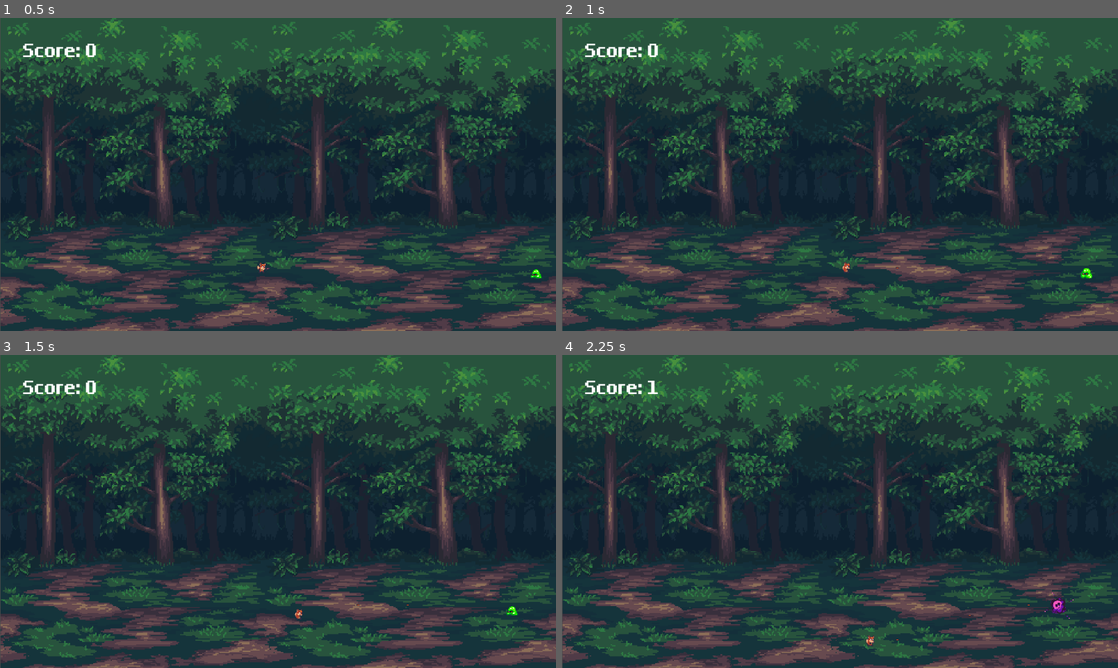
Above: before the commit, frames 1-4 (two rows, left to right).
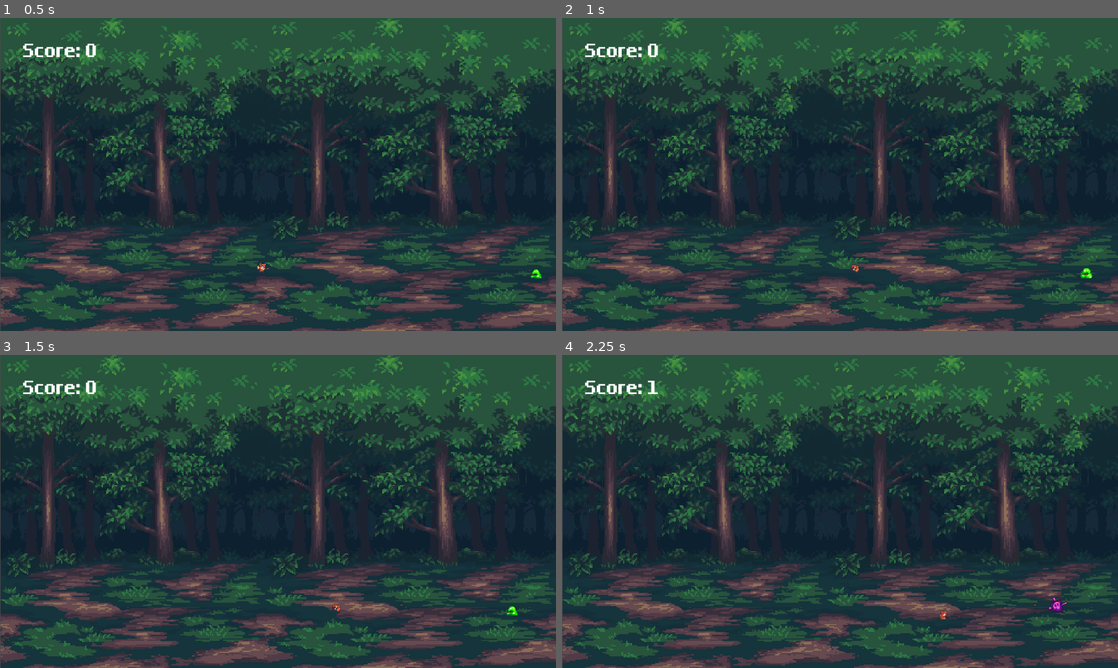
Above: after the commit, the same moments.

Repository: Moon-frost/2dGame-demo
Game: Godot game, scene res://Scense/Game.tscn
Two runs of this game, one before a commit and one after it. Both use one fixed random seed, a clock stepped at 60 frames per second and the inputs below.
Inputs:
- Up to frame 1 (0.5 s): no input
- Up to frame 2 (1 s): tap Enter at 0.5 s; hold D (right) from 0.53 s (still down); hold J (shot) from 0.53 s (still down); tap K (rolling, bound only after the commit) at 0.8 s
- Up to frame 3 (1.5 s): release D (right) at 1.28 s; release J (shot) at 1.28 s; hold S (down) from 1.28 s (still down); tap K (rolling, bound only after the commit) at 1.35 s
- Up to frame 4 (2.25 s): tap J (shot) at 1.55 s; release S (down) at 2.03 s; hold D (right) from 2.03 s (still down); hold J (shot) from 2.03 s (still down)

Frame 1 is identical in both runs. In frame 2, less than 0.1% of the frame differs, in the area x 50-61%, y 78-82%; in frame 3, less than 0.1%; in frame 4, 0.2%, in the area x 54-92%, y 75-94%.

Commit message:
添加j键开火，和翻滚无敌

Diff:
--- a/Scense/player.tscn
+++ b/Scense/player.tscn
@@ -47,6 +47,22 @@
 atlas = ExtResource("1_ubg1c")
 region = Rect2(99, 0, 33, 32)
 
+[sub_resource type="AtlasTexture" id="AtlasTexture_6kr18"]
+atlas = ExtResource("1_ubg1c")
+region = Rect2(0, 288, 33, 32)
+
+[sub_resource type="AtlasTexture" id="AtlasTexture_npsjp"]
+atlas = ExtResource("1_ubg1c")
+region = Rect2(33, 288, 33, 32)
+
+[sub_resource type="AtlasTexture" id="AtlasTexture_eqr4k"]
+atlas = ExtResource("1_ubg1c")
+region = Rect2(66, 288, 33, 32)
+
+[sub_resource type="AtlasTexture" id="AtlasTexture_k54en"]
+atlas = ExtResource("1_ubg1c")
+region = Rect2(99, 288, 33, 32)
+
 [sub_resource type="AtlasTexture" id="AtlasTexture_8tt7p"]
 atlas = ExtResource("1_ubg1c")
 region = Rect2(0, 32, 33, 32)
@@ -112,6 +128,23 @@
 "loop": true,
 "name": &"idle",
 "speed": 7.0
+}, {
+"frames": [{
+"duration": 1.0,
+"texture": SubResource("AtlasTexture_6kr18")
+}, {
+"duration": 1.0,
+"texture": SubResource("AtlasTexture_npsjp")
+}, {
+"duration": 1.0,
+"texture": SubResource("AtlasTexture_eqr4k")
+}, {
+"duration": 1.0,
+"texture": SubResource("AtlasTexture_k54en")
+}],
+"loop": false,
+"name": &"rolling",
+"speed": 8.0
 }, {
 "frames": [{
 "duration": 1.0,
@@ -142,25 +175,21 @@
 
 [node name="Player" type="CharacterBody2D" node_paths=PackedStringArray("animator")]
 script = ExtResource("1_1qvld")
-move_speed = 100.0
 animator = NodePath("AnimatedSprite2D")
 bullet_scene = ExtResource("2_pe6d0")
+shot_cooldown = 0.5
 
 [node name="AnimatedSprite2D" type="AnimatedSprite2D" parent="."]
 sprite_frames = SubResource("SpriteFrames_8tt7p")
-animation = &"game_over"
+animation = &"rolling"
 autoplay = "idle"
-frame = 5
+frame = 3
 frame_progress = 1.0
 
 [node name="CollisionShape2D" type="CollisionShape2D" parent="."]
 position = Vector2(0, 5)
 shape = SubResource("CircleShape2D_1qvld")
 
-[node name="Timer" type="Timer" parent="."]
-wait_time = 0.5
-autostart = true
-
 [node name="FireSound" type="AudioStreamPlayer2D" parent="."]
 stream = ExtResource("4_111cm")
 
@@ -170,5 +199,3 @@
 
 [node name="RunningSound" type="AudioStreamPlayer2D" parent="."]
 stream = ExtResource("6_ia864")
-
-[connection signal="timeout" from="Timer" to="." method="_on_fire"]
--- a/Script/player.gd
+++ b/Script/player.gd
@@ -1,10 +1,13 @@
 extends CharacterBody2D
 
-@export var move_speed : float
+@export var move_speed : float = 100
 @export var animator : AnimatedSprite2D
 @export var bullet_scene : PackedScene
+@export var shot_cooldown : float
 var is_game_over : bool = false
 var face_direction : bool = true
+var can_fire : bool = true
+var is_rolling : bool = false
 
 func _process(delta: float) -> void:
 	# 根据速度或游戏是否结束来控制跑步音效
@@ -18,20 +21,44 @@
 	# 角色移动
 	if is_game_over == false:
 		velocity = Input.get_vector("left", "right", "up", "down") * move_speed
+		if is_rolling:
+			velocity = Vector2(move_speed * (1 if face_direction else -1), 0) * 2
 		move_and_slide()
 
-		# 根据速度判断状态，并播放相应动画
-		if velocity ==  Vector2.ZERO :
-			animator.play("idle")
-		else :
-			animator.play("run")
+		if not is_rolling:
+			# 根据速度判断状态，并播放相应动画
+			if velocity ==  Vector2.ZERO :
+				animator.play("idle")
+			else :
+				animator.play("run")
 
-			if velocity.x > 0 :
-				face_direction = true
-				animator.flip_h = false
-			elif velocity.x < 0:
-				face_direction = false
-				animator.flip_h = true
+				if velocity.x > 0 :
+					face_direction = true
+					animator.flip_h = false
+				elif velocity.x < 0:
+					face_direction = false
+					animator.flip_h = true
+
+	if Input.is_action_pressed("shot"):
+		# 游戏结束时，停止射击
+		if is_game_over:
+			return
+		if can_fire == true:
+			# 射击音效
+			$FireSound.play()
+
+			# 子弹发射方向
+			var bullet_node = bullet_scene.instantiate()
+			if face_direction == true:
+				bullet_node.position = position + Vector2(6, 6)
+				bullet_node.direction = 1.0
+			else:
+				bullet_node.position = position + Vector2(-6, 6)
+				bullet_node.direction = -1.0
+			get_tree().current_scene.add_child(bullet_node)
+			can_fire = false
+			await get_tree().create_timer(shot_cooldown).timeout
+			can_fire = true
 
 func game_over():
 	if not is_game_over:
@@ -42,24 +69,15 @@
 		get_tree().current_scene.show_game_over()
 		# 播放角色游戏结束动画
 		animator.play("game_over")
+
 		await get_tree().create_timer(3).timeout
 		get_tree().reload_current_scene()
 
-
-func _on_fire() -> void:
-	# 游戏结束时，停止射击
-	if is_game_over:
-		return
-
-	# 射击音效
-	$FireSound.play()
-
-	# 子弹发射方向
-	var bullet_node = bullet_scene.instantiate()
-	if face_direction == true:
-		bullet_node.position = position + Vector2(6, 6)
-		bullet_node.direction = 1.0
-	else:
-		bullet_node.position = position + Vector2(-6, 6)
-		bullet_node.direction = -1.0
-	get_tree().current_scene.add_child(bullet_node)
+func _input(event: InputEvent) -> void:
+	if event.is_action_pressed("rolling"):
+		is_rolling = true
+		$CollisionShape2D.disabled = true
+		animator.play("rolling")
+		await animator.animation_finished
+		is_rolling = false
+		$CollisionShape2D.disabled = false
--- a/project.godot
+++ b/project.godot
@@ -51,6 +51,11 @@
 "events": [Object(InputEventKey,"resource_local_to_scene":false,"resource_name":"","device":0,"window_id":0,"alt_presse …(189 unchanged characters)…
 ]
 }
+rolling={
+"deadzone": 0.2,
+"events": [Object(InputEventKey,"resource_local_to_scene":false,"resource_name":"","device":0,"window_id":0,"alt_pressed":false,"shift_pressed":false,"ctrl_pressed":false,"meta_pressed":false,"pressed":false,"keycode":0,"physical_keycode":75,"key_label":0,"unicode":0,"location":0,"echo":false,"script":null)
+]
+}
 
 [rendering]
 
Not shown: 1 places in Scense/player.tscn that only renumber resources
